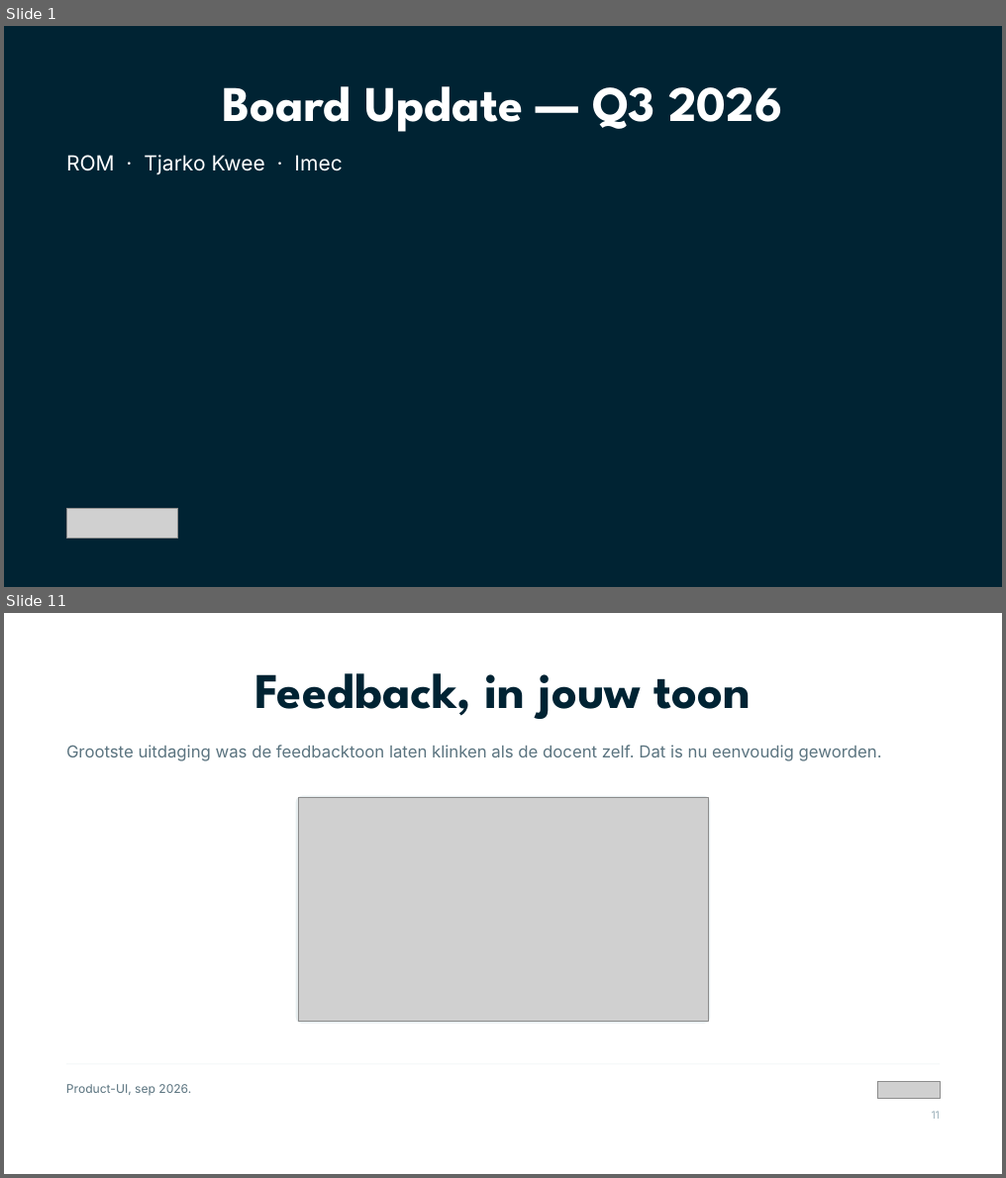
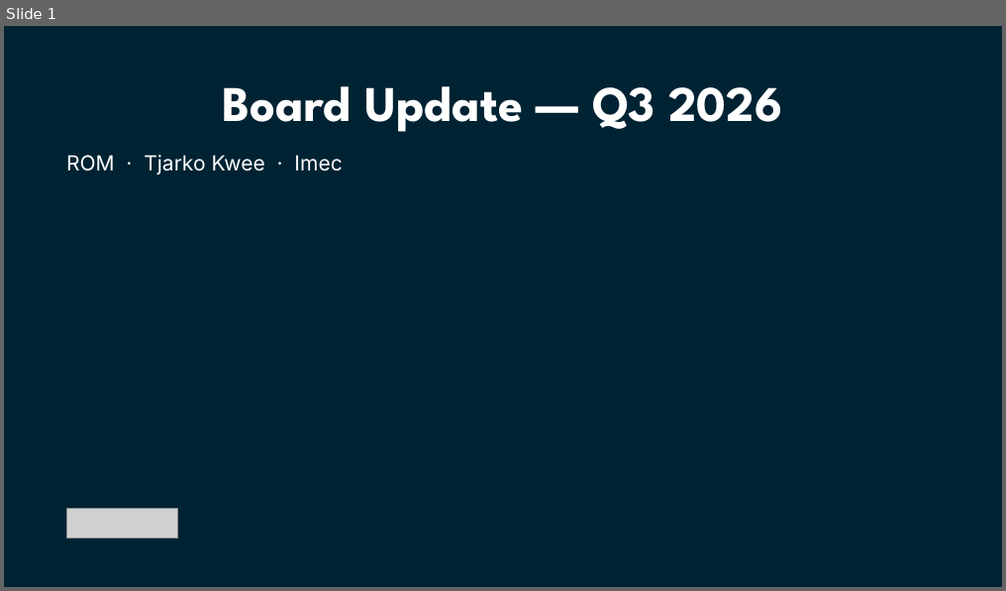
Before and after one commit to Dante-Eduface/Claude, a slide deck: GTM/board-meeting-q3-2026/deck/eduface-board-q3-2026-bewerkbaar.pptx. Shown one above the other, each under a label of ours: slides 1 and 11 before the commit, slide 1 after it; the slides between them are not shown. The pictures are 1006x1178 and 1006x591 pixels, drawn with LibreOffice and Linux fonts; fonts in the diff are those of the drawing; grey boxes stand for pictures. Boxes give left, top, right and bottom in pixels: in the first picture for what was removed or moved away, otherwise in the second. Text is boxed around its words. In the diff, an @@ line names an element or a change of style, - is before the commit and + after.

```diff
--- a/GTM/board-meeting-q3-2026/deck/eduface-board-q3-2026-bewerkbaar.pptx
+++ b/GTM/board-meeting-q3-2026/deck/eduface-board-q3-2026-bewerkbaar.pptx
@@ slide 11 removed at (4,613,1002,1174), background #FFFFFF @@
@@ text removed at (254,673,751,719) @@
-Feedback, in jouw toon
@@ text removed at (66,745,882,761) @@
-Grootste uitdaging was de feedbacktoon laten klinken als de docent zelf. Dat is nu eenvoudig geworden.
@@ rounded rectangle removed at (296,796,710,1023) @@
@@ picture removed at (298,798,709,1022) @@
@@ rectangle removed at (66,1064,940,1065) @@
@@ text removed at (66,1084,191,1096) @@
-Product-UI, sep 2026.
@@ picture removed at (877,1081,940,1099) @@
@@ text removed at (932,1111,940,1119) @@
-11
```
Also in this commit, not shown: 6 slides changed, 6 slides added, 6 other slides removed, 36 other files.
